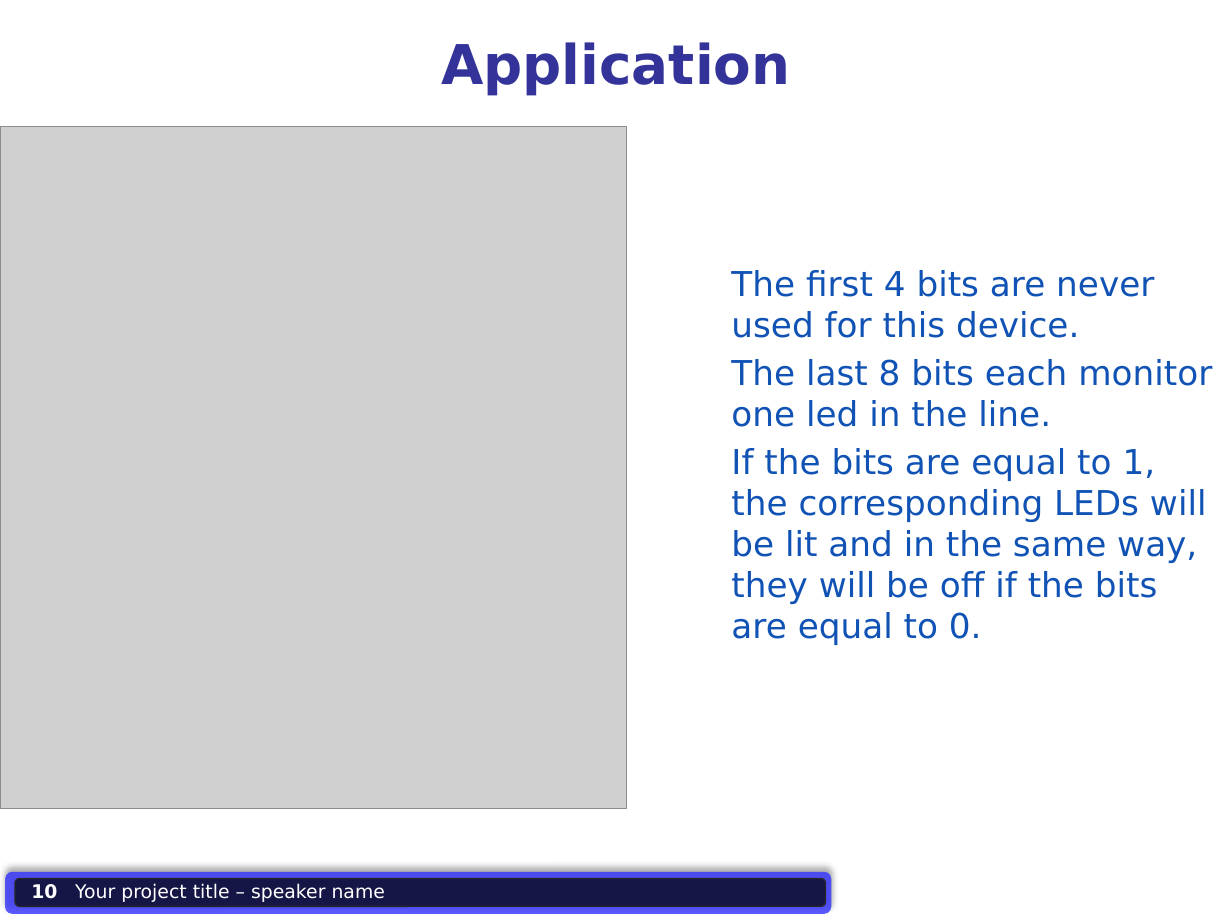
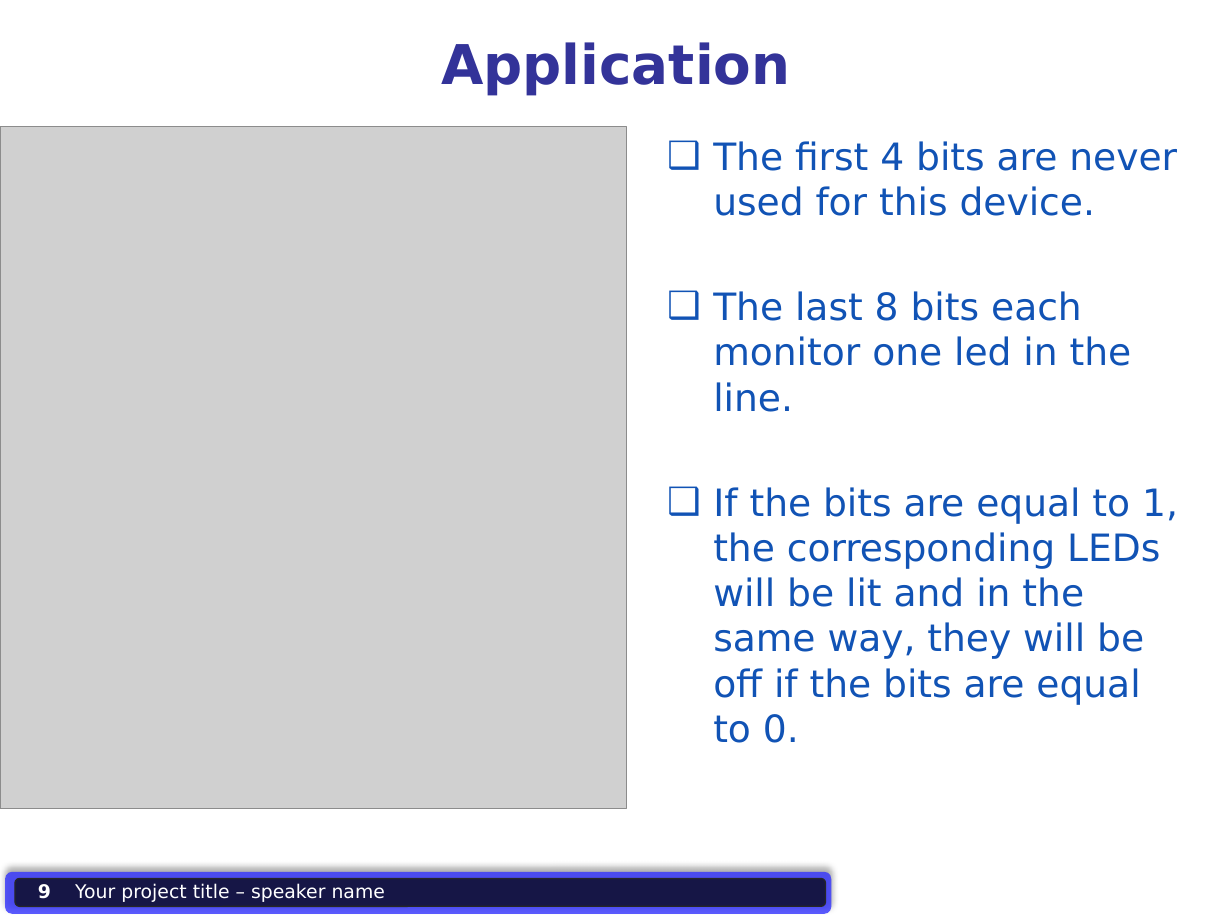
Before and after one commit to CharlyTQ/Max7219_Tutorial_FPGA, a slide deck: slide 9 of Presentation_LEDMatrix.pptx (slide 10 before the commit). Drawn at 1232x924 pixels with LibreOffice and Linux fonts; fonts in the diff are those of the drawing; grey boxes stand for pictures; background and template pictures are left out. Boxes give left, top, right and bottom in pixels: in the first picture for what was removed or moved away, otherwise in the second. Text is boxed around its words. In the diff, an @@ line names an element or a change of style, - is before the commit and + after.

```diff
--- a/Presentation_LEDMatrix.pptx
+++ b/Presentation_LEDMatrix.pptx
@@ text "The first 4 bits are ...": place and size @@
-text "The first 4 bits are ..." at (731, 270, 1212, 645)
+text "The first 4 bits are ..." at (713, 141, 1178, 743)
@@ text "The first 4 bits are ..." at (713, 141, 1178, 743): size 20 to 22 pt; bullet none to ❑; list level 2 to 1 in "The first 4 bits are ..."; list level 2 to 1 in "The last 8 bits each ..."; list level 2 to 1 in "If the bits are equal ..." @@
@@ page number at (38, 884, 51, 899): text changed @@
-10
+9
```
Also in this commit, not shown: 4 other slides changed, 1 slide added, 1 other file.
